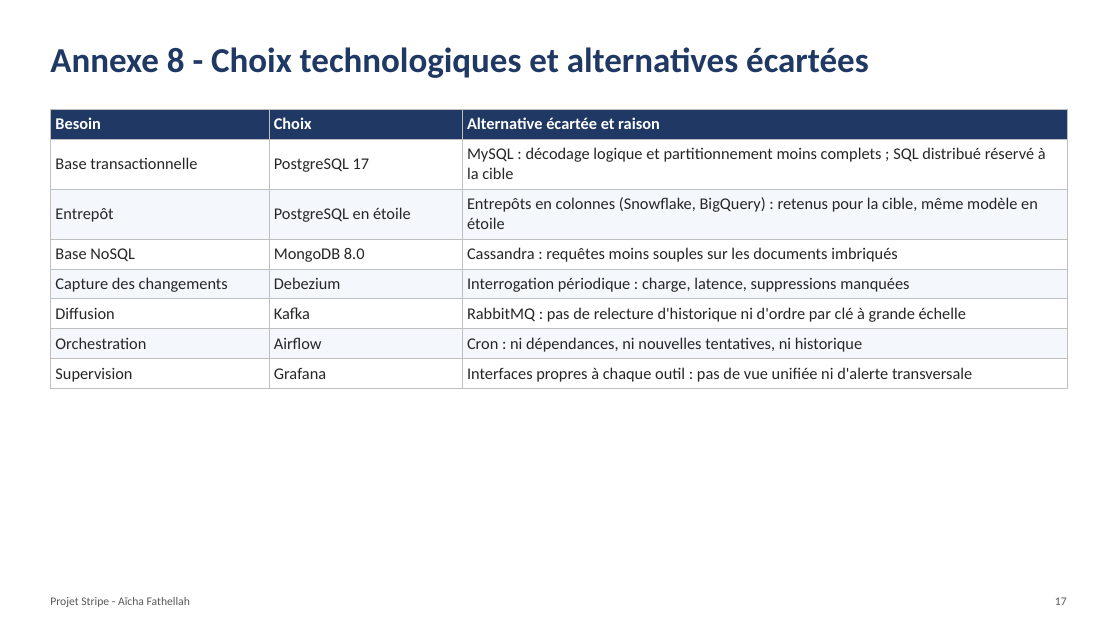
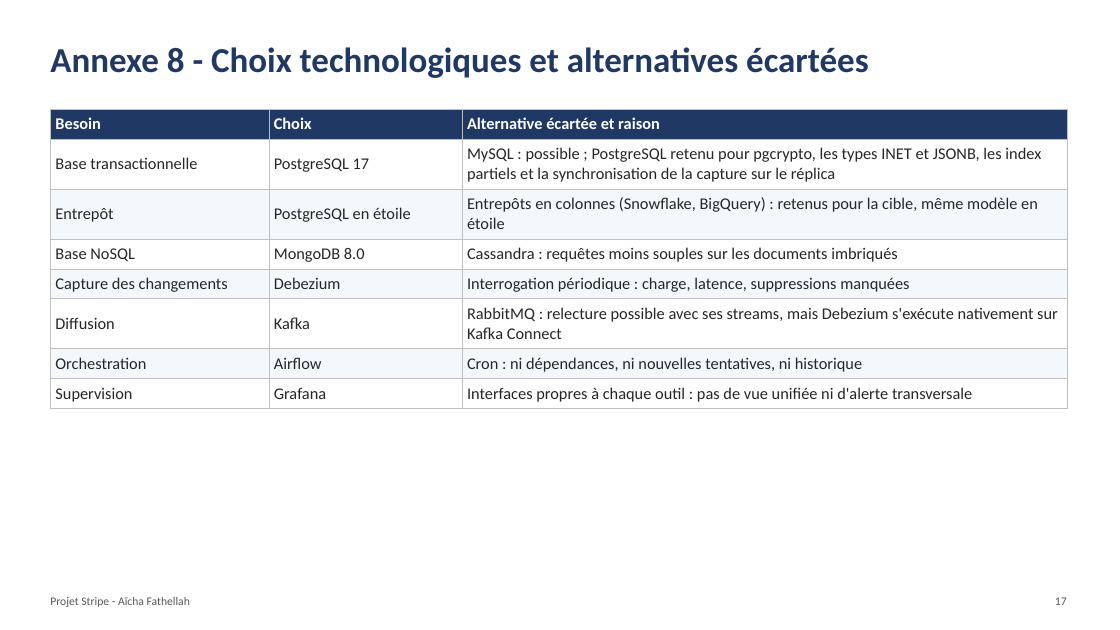
Before and after one commit to AichaFa/3-Projets_Lead, a slide deck: slide 17 of 2_Stripe_Business_Case/01_presentation/Presentation_Stripe.pptx. Drawn at 1120x630 pixels with LibreOffice and Linux fonts; fonts in the diff are those of the drawing. Boxes give left, top, right and bottom in pixels: in the first picture for what was removed or moved away, otherwise in the second. Text is boxed around its words. In the diff, an @@ line names an element or a change of style, - is before the commit and + after.

Commit message:
Présentation : corrections de texte (annexes 3, 4, 6, 8, 9 et résultats) ; schéma en étoile : cardinalités zéro ou plusieurs côté faits

```diff
--- a/2_Stripe_Business_Case/01_presentation/Presentation_Stripe.pptx
+++ b/2_Stripe_Business_Case/01_presentation/Presentation_Stripe.pptx
@@ table at [50, 109, 1067, 406] @@
-row 2, column 3: MySQL : décodage logique et partitionnement moins complets ; SQL distribué réservé à la cible
+row 2, column 3: MySQL : possible ; PostgreSQL retenu pour pgcrypto, les types INET et JSONB, les index partiels et la synchronisation de la capture sur le réplica
-row 6, column 3: RabbitMQ : pas de relecture d'historique ni d'ordre par clé à grande échelle
+row 6, column 3: RabbitMQ : relecture possible avec ses streams, mais Debezium s'exécute nativement sur Kafka Connect
```
Also in this commit, not shown: 5 other slides changed, 5 other files.
